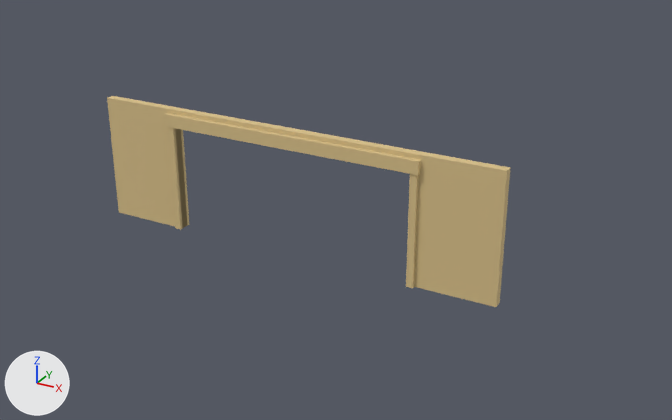
Renders of the glTF model docs/models/modules/mod_wall_garage.glb from each side of a commit.
The view is the same before and after, from a 50 mm lens placed at (10.18, -16.33, 9.5), pointed at (0.99, 0.37, 1.15). Lighting does not change. The marker at lower left points along +X, +Y and +Z. The older version comes first. Vertices at exactly the same position are counted once.

Objects in the first picture: 'Mod_WallGarage'.
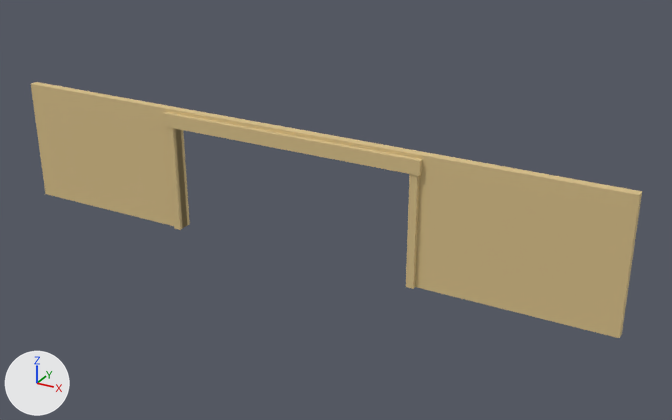
The edits, one by one:
me_mod_wallgaragemesh is used by ob_mod_wallgarage; location (0.0, 0.0, 0.0).
Before the commit, vertices of me_mod_wallgaragemesh: 0 (-5.0, -0.1, 0.0) at pixel (118, 212), 1 (-5.0, -0.1, 3.0) at pixel (107, 97), 2 (-5.0, 0.1, 0.0), 3 (-5.0, 0.1, 3.0) at pixel (112, 95), 4 (5.0, -0.1, 0.0) at pixel (496, 307).
Before the commit, vertices of me_mod_wallgaragemesh: 5 (5.0, -0.1, 3.0) at pixel (507, 170), 6 (5.0, 0.1, 0.0) at pixel (499, 303), 7 (5.0, 0.1, 3.0) at pixel (510, 167).
me_mod_wallgaragemesh had 40 vertices, 64 faces and spanned x -5.0..5.0, y -0.21..0.21, z 0.0..3.0.
me_mod_wallgaragemesh now has 40 vertices, 64 faces and spans x -7.5..7.5, y -0.22..0.22, z 0.0..3.0.
Part 1, on me_mod_wallgaragemesh:
Vertices 0 to 3 of me_mod_wallgaragemesh move by (-2.5, 0.0, 0.0).
Vertices 4 to 7 of me_mod_wallgaragemesh move by (2.5, 0.0, 0.0).
Other edits to the shape of me_mod_wallgaragemesh do not show in these pictures.

Boxes [x1, y1, x2, y2] around the edits, measured in the pictures (672 x 420 px):
'Mod_WallGarage', reshaped (51% wider, 21% taller)
    before: [107, 96, 510, 307]
    after: [31, 82, 642, 338]
